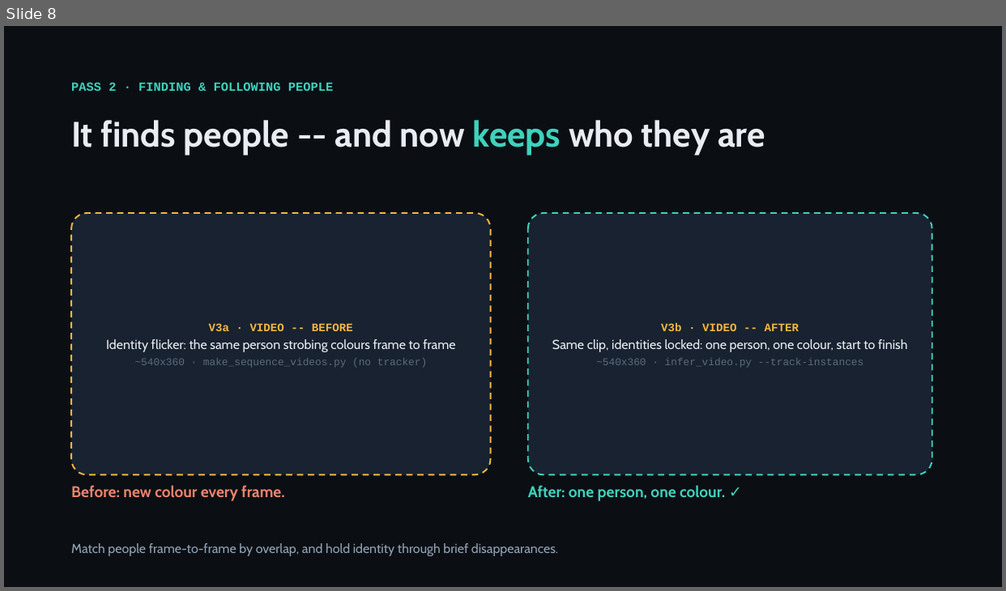
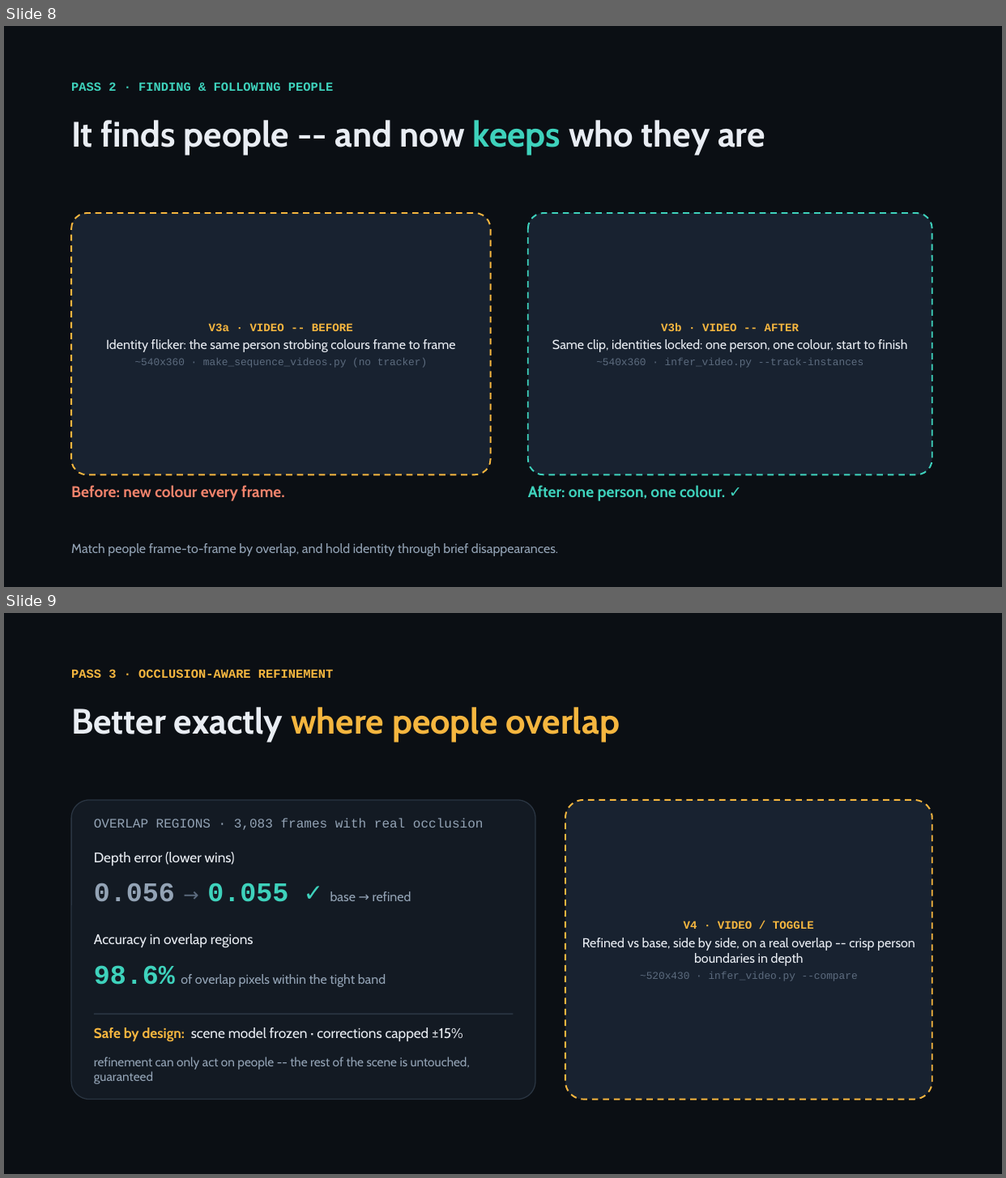
Before and after one commit to KSJanjua/ProCodes, a slide deck: docs/presentation/instancedepth-journey.pptx. Shown one above the other, each under a label of ours: slide 8 before the commit, slides 8 and 9 after it. The pictures are 1006x591 and 1006x1178 pixels, drawn with LibreOffice and Linux fonts; fonts in the diff are those of the drawing. Boxes give left, top, right and bottom in pixels: in the first picture for what was removed or moved away, otherwise in the second. Text is boxed around its words. In the diff, an @@ line names an element or a change of style, - is before the commit and + after.

```diff
--- a/docs/presentation/instancedepth-journey.pptx
+++ b/docs/presentation/instancedepth-journey.pptx
@@ slide 9 added at [4, 613, 1002, 1174], background #0B0F14 @@
@@ text added at [71, 669, 333, 678], 12 pt, text #F5B63F, bold @@
+PASS 3 · OCCLUSION-AWARE REFINEMENT
@@ text added at [71, 707, 620, 743], 34 pt, text #F5B63F, bold @@
+Better exactly where people overlap
@@ rounded rectangle added at [71, 800, 535, 1100], fill #131A23, outline #2A3542 1 pt @@
@@ rounded rectangle added at [565, 800, 932, 1100], fill #182230, outline #F5B63F 1.5 pt dashed, 12.5 pt, text #E9EDF3 @@
+V4 · VIDEO / TOGGLE
+Refined vs base, side by side, on a real overlap -- crisp person boundaries in depth
+~520x430 · infer_video.py --compare
@@ text added at [94, 818, 484, 830], 12.5 pt, text #93A3B5 @@
+OVERLAP REGIONS · 3,083 frames with real occlusion
@@ text added at [94, 852, 235, 866], 13.5 pt, text #E9EDF3 @@
+Depth error (lower wins)
@@ text added at [94, 883, 411, 902], 12.5 pt, text #93A3B5 @@
+0.056 → 0.055 ✓ base → refined
@@ text added at [94, 934, 253, 948], 13.5 pt, text #E9EDF3 @@
+Accuracy in overlap regions
@@ text added at [94, 965, 386, 987], 12.5 pt, text #93A3B5 @@
+98.6% of overlap pixels within the tight band
@@ rounded rectangle added at [94, 1013, 513, 1015], fill #2A3542 @@
@@ text added at [94, 1028, 463, 1042], 13.5 pt, text #E9EDF3 @@
+Safe by design: scene model frozen · corrections capped ±15%
@@ text added at [94, 1057, 470, 1084], 12 pt, text #93A3B5 @@
+refinement can only act on people -- the rest of the scene is untouched, guaranteed
```
Also in this commit, not shown: 4 slides changed, 3 other slides added, 4 slides removed, 1 other file.
